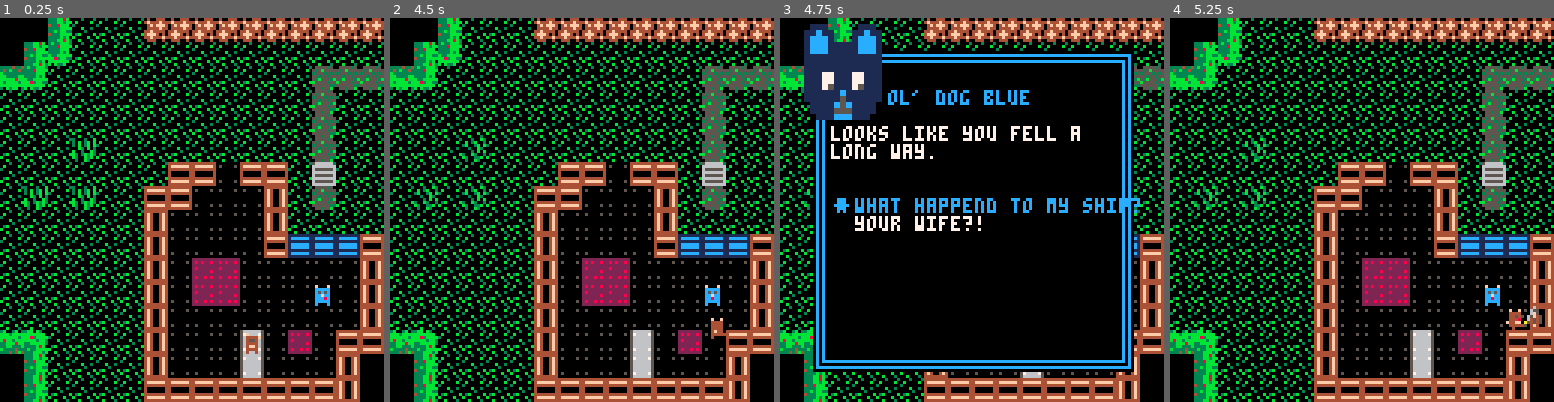
Above: before the commit, frames 1-4 (left to right).
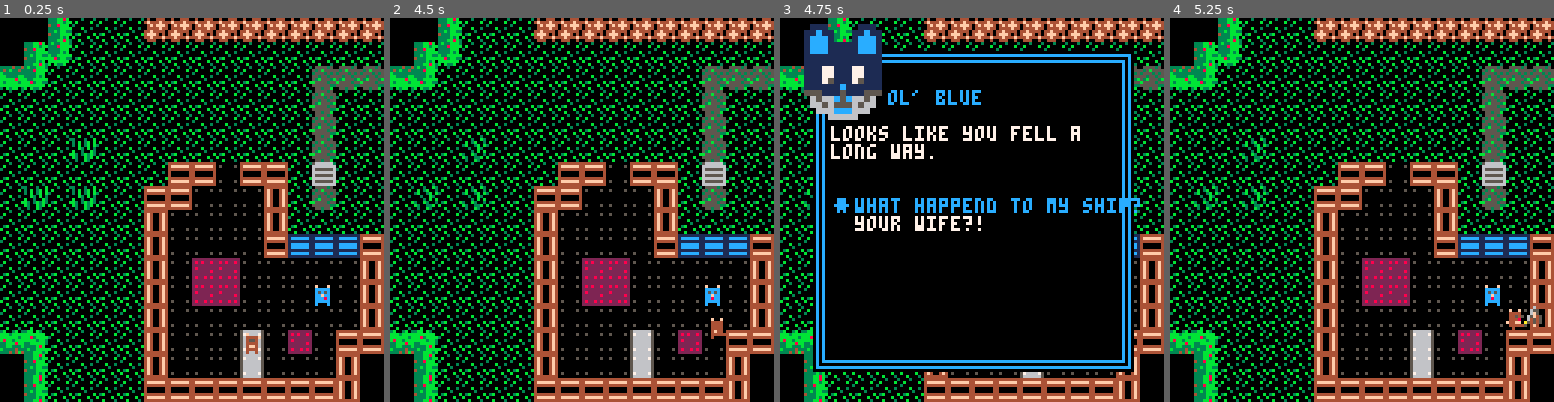
Above: after the commit, the same moments.

Repository: thomasmichaelwallace/another-moonshot
Game: PICO-8 cartridge amoonshot.p8
The game is run twice, just before and just after one commit, with the same random seed, the same clock (stepped at 60 frames per second) and the same inputs.
Inputs:
- Up to frame 1 (0.25 s): no input
- Up to frame 2 (4.5 s): tap X (X key) at 0.33, 0.7, 1.43, 2.58, 3.1, 3.62, 4.13 s; tap O (Z key) at 1.07, 1.8, 2.43, 3.07, 3.7, 4.33 s; hold Right 2.33-3.33 s; hold Right 3.38-4.22 s; hold Up from 4.27 s (still down)
- Up to frame 3 (4.75 s): tap X (X key) at 4.65 s; release Up at 4.67 s; hold Right from 4.72 s (still down)
- Up to frame 4 (5.25 s): keep holding Right; tap O (Z key) at 4.97 s; tap X (X key) at 5.17 s

Frames 1-2 are identical in both runs. In frame 3, 1.9% of the frame differs, in the area x 6-65%, y 12-27%; in frame 4, nothing differs.

Commit message:
feat: character portraits and identities

Diff:
--- a/amoonshot.p8
+++ b/amoonshot.p8
@@ -247,11 +247,16 @@
 ch={--character definitions
  {
  	s=64,--sprite
- 	n="ol' dog blue",--name
+ 	n="ol' blue",--name
  	c=12,--highlight colour
  },
- {s=66,c=6,n="gray face"},
- {s=68,c=14,n="pink dog"}
+ {s=66 ,c=14,n="doribone gray"},
+ {s=68 ,c=14,n="pinky bryan"},
+ {s=70 ,c=10,n="c-dog"},
+ {s=96 ,c= 9,n="cap'n tango"},
+ {s=98 ,c= 8,n="baba junior"},
+ {s=100,c=12,n="baba seniors"},
+ {s=102,c= 4,n="?"},
 }
 
 --n:t/l sprite no.
Not shown, changed: 32 lines of the sprite sheet (__gfx__) section of amoonshot.p8
